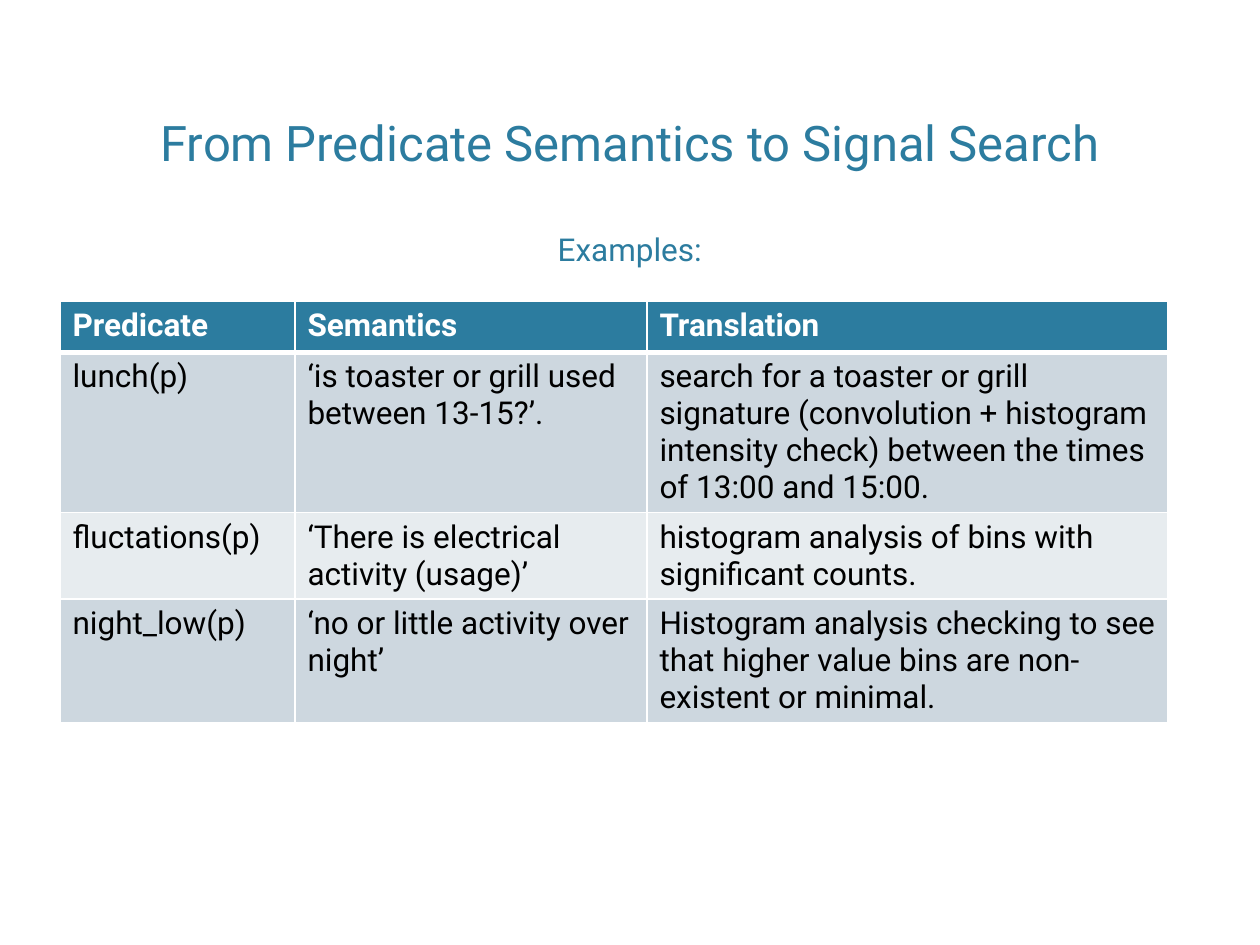
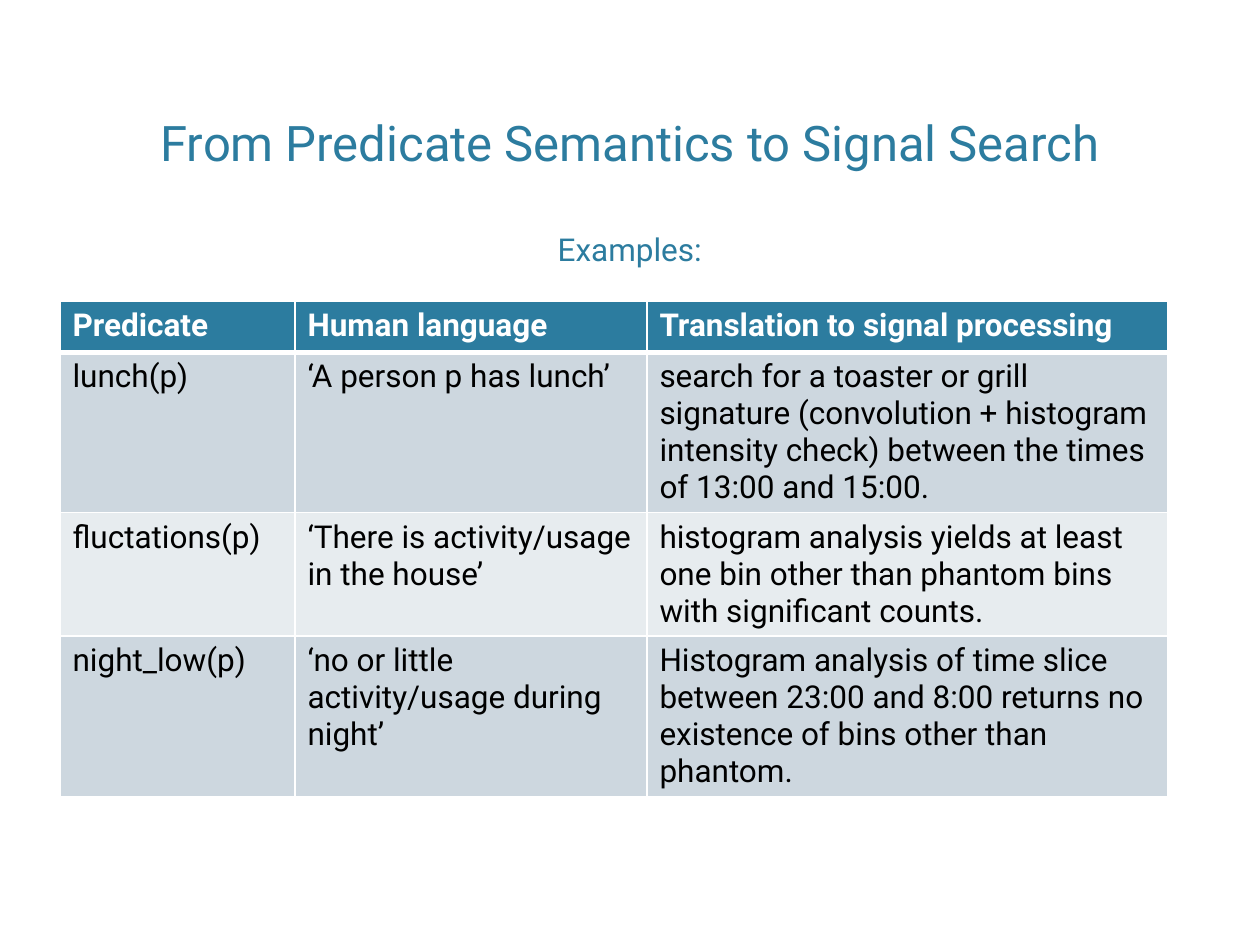
Before and after one commit to arachnegl/CC_Project, a slide deck: slide 22 of Report/MscCurrentCostPrjctPresentation.pptx. Drawn at 1260x945 pixels with LibreOffice and Linux fonts; fonts in the diff are those of the drawing; background and template pictures are left out. Boxes give left, top, right and bottom in pixels: in the first picture for what was removed or moved away, otherwise in the second. Text is boxed around its words. In the diff, an @@ line names an element or a change of style, - is before the commit and + after.

Commit message:
slides for my viva

```diff
--- a/Report/MscCurrentCostPrjctPresentation.pptx
+++ b/Report/MscCurrentCostPrjctPresentation.pptx
@@ table at [60,301,1169,882] @@
-row 1, column 2: Semantics
+row 1, column 2: Human language
-row 1, column 3: Translation
+row 1, column 3: Translation to signal processing
-row 2, column 2: ‘is toaster or grill used between 13-15?’.
+row 2, column 2: ‘A person p has lunch’
-row 3, column 2: ‘There is electrical activity (usage)’
+row 3, column 2: ‘There is activity/usage in the house’
-row 3, column 3: histogram analysis of bins with significant counts.
+row 3, column 3: histogram analysis yields at least one bin other than phantom bins with significant counts.
-row 4, column 2: ‘no or little activity over night’
+row 4, column 2: ‘no or little activity/usage during night’
-row 4, column 3: Histogram analysis checking to see that higher value bins are non-existent or minimal.
+row 4, column 3: Histogram analysis of time slice between 23:00 and 8:00 returns no existence of bins other than phantom.
```
